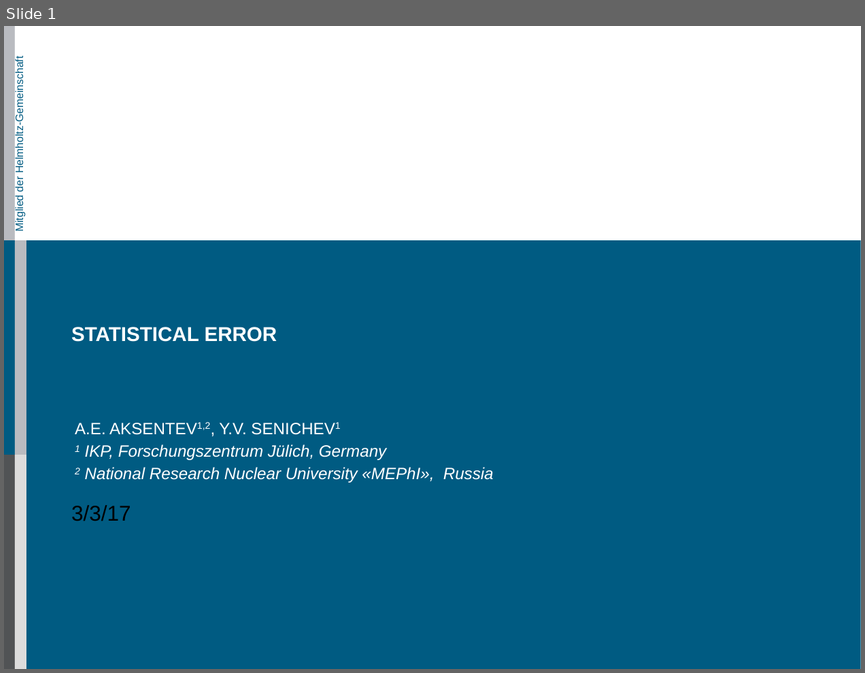
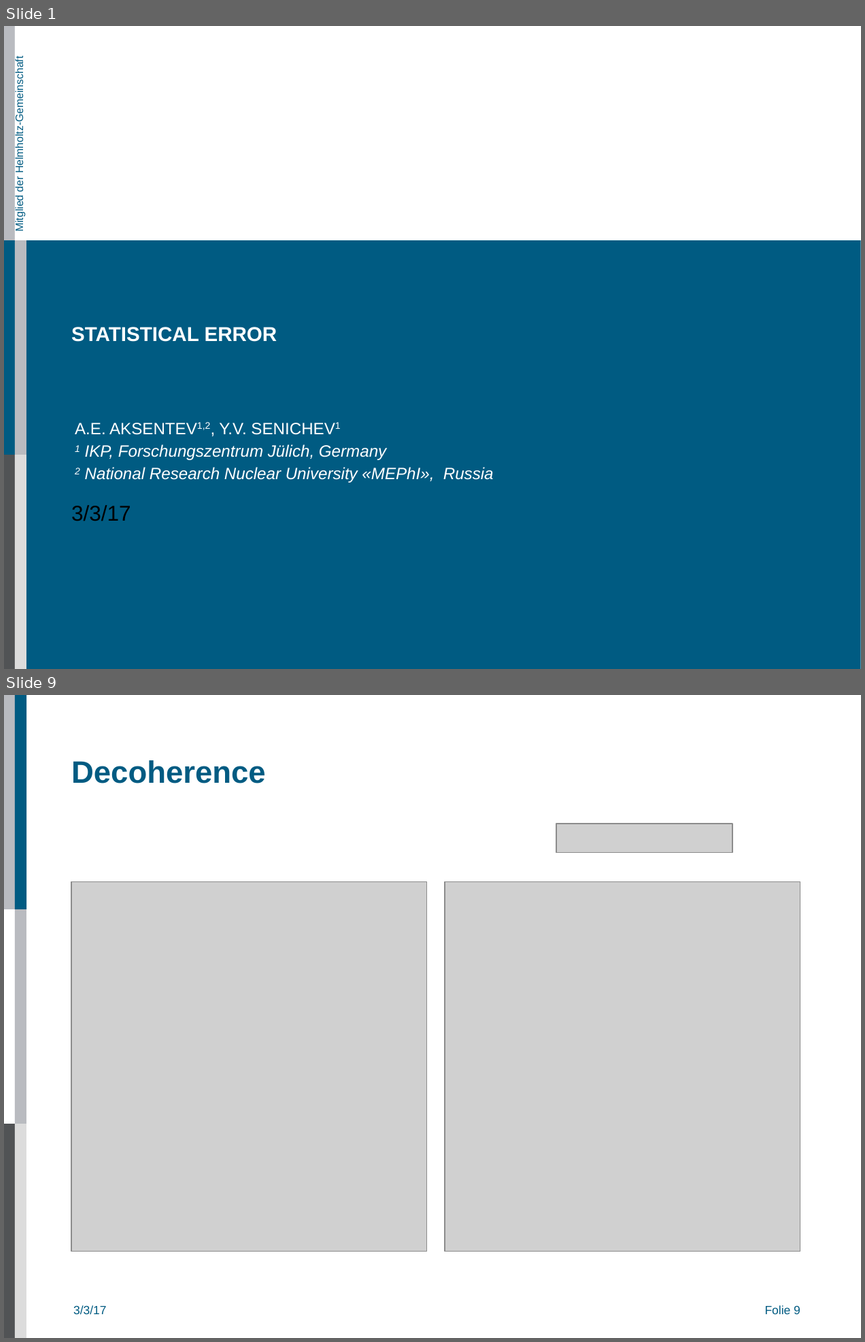
Before and after one commit to AlexAksentyev/EDM, a slide deck: Reports/CM/CM_proto.odp. Shown one above the other, each under a label of ours: slide 1 before the commit, slides 1 and 9 after it; the slides between them are not shown. The pictures are 865x673 and 865x1342 pixels, drawn with LibreOffice and Linux fonts; fonts in the diff are those of the drawing; grey boxes stand for pictures; background and template pictures are left out. Boxes give left, top, right and bottom in pixels: in the first picture for what was removed or moved away, otherwise in the second. Text is boxed around its words. In the diff, an @@ line names an element or a change of style, - is before the commit and + after.

```diff
--- a/Reports/CM/CM_proto.odp
+++ b/Reports/CM/CM_proto.odp
@@ slide 9 added at <box>4,695,861,1338</box>, background #FFFFFF; not listed: 4 template elements that a slide beside it also shows @@
@@ rectangle added at <box>15,695,27,909</box>, fill #005B82 @@
@@ title added at <box>71,760,266,783</box>, 26 pt, text #005B82, bold @@
+Decoherence
@@ picture added at <box>557,824,732,853</box> @@
@@ picture added at <box>72,882,427,1251</box> @@
@@ picture added at <box>445,882,800,1251</box> @@
@@ text added at <box>73,1305,106,1314</box>, 10 pt, text #005B82 @@
+3/3/17
@@ page number added at <box>765,1305,800,1314</box>, 10 pt, text #005B82 @@
+Folie 9
```
Also in this commit, not shown: 7 slides changed, 1 slide removed, 13 other files.
